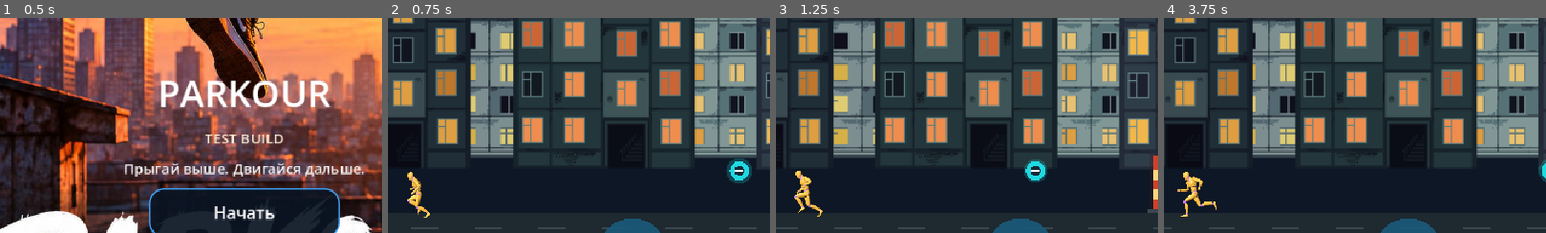
Above: before the commit, frames 1-4 (left to right).
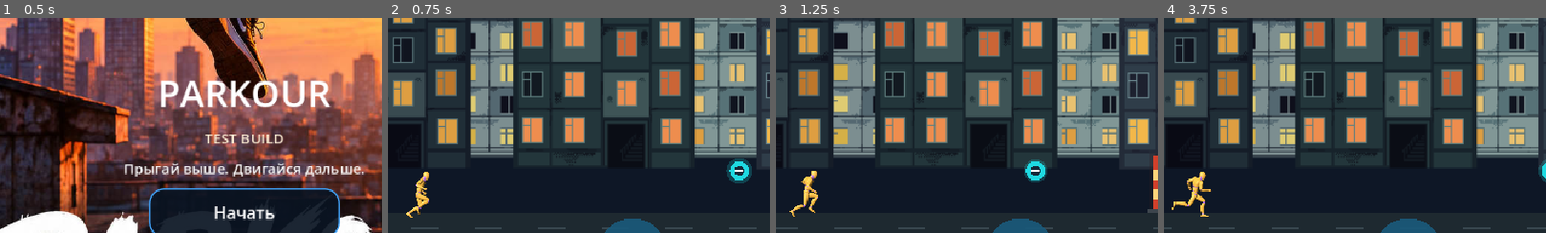
Above: after the commit, the same moments.

Repository: starden-opsv/Parkour
Game: Godot game, scene res://main.tscn
Same seed, same stepped clock (60 frames per second), same inputs: the game is played once before the commit and once after it.
Inputs (mouse positions are % of the whole screen's width and height, from its top left):
- Up to frame 1 (0.5 s): no input
- Up to frame 2 (0.75 s): click "Начать" at 0.5 s
- Up to frame 3 (1.25 s): no input
- Up to frame 4 (3.75 s): tap Enter at 1.25, 2.1 s; move the mouse to (72, 45) at 1.27 s; hold Right 1.28-2.03 s; tap R at 1.35 s; click (72, 45) at 1.42 s; tap Space at 1.52, 2.27 s; move the mouse to (30, 55) at 2.02 s; hold Down 2.03-2.78 s; move the mouse to (60, 28) at 2.77 s; hold Right 2.78-3.53 s; tap 1 at 2.85 s; move the mouse to (45, 70) at 3.52 s; hold Up from 3.53 s (still down); tap 2 at 3.6 s; click (45, 70) at 3.67 s
The pictures show only the part of the screen within x 18-68%, y 32-82%; the shares and areas given below are measured in that part.

Frame 1 is identical in both runs. In frame 2, 0.7% of the frame differs, in the area x 4-11%, y 71-93%; in frame 3, 0.8%; in frame 4, 0.8%, in the area x 2-14%, y 71-93%.

Commit message:
Fix Standard mannequin facing direction

Diff:
--- a/level_1.gd
+++ b/level_1.gd
@@ -629,7 +629,7 @@
 		return
 	character.name = "UAL1_Standard"
 	# Turn the mannequin into a side-on runner facing screen-right.
-	character.rotation_degrees.y = -90.0
+	character.rotation_degrees.y = 90.0
 	character_world.add_child(character)
 
 	character_animation_player = character.find_child("AnimationPlayer", true, false) as AnimationPlayer
